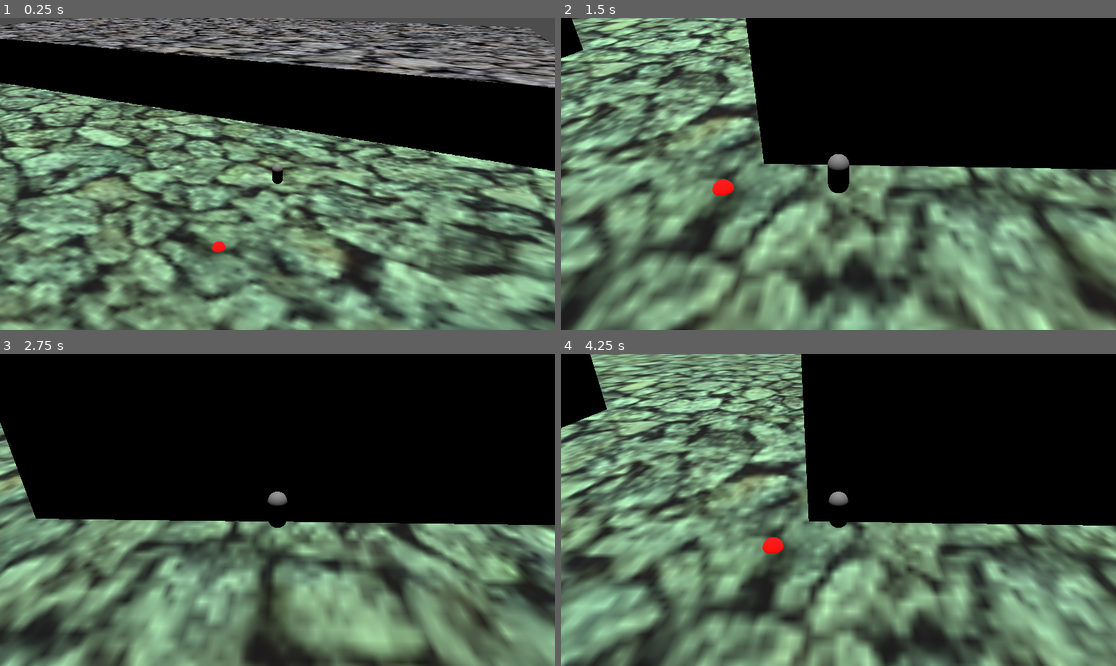
Above: before the commit, frames 1-4 (two rows, left to right).
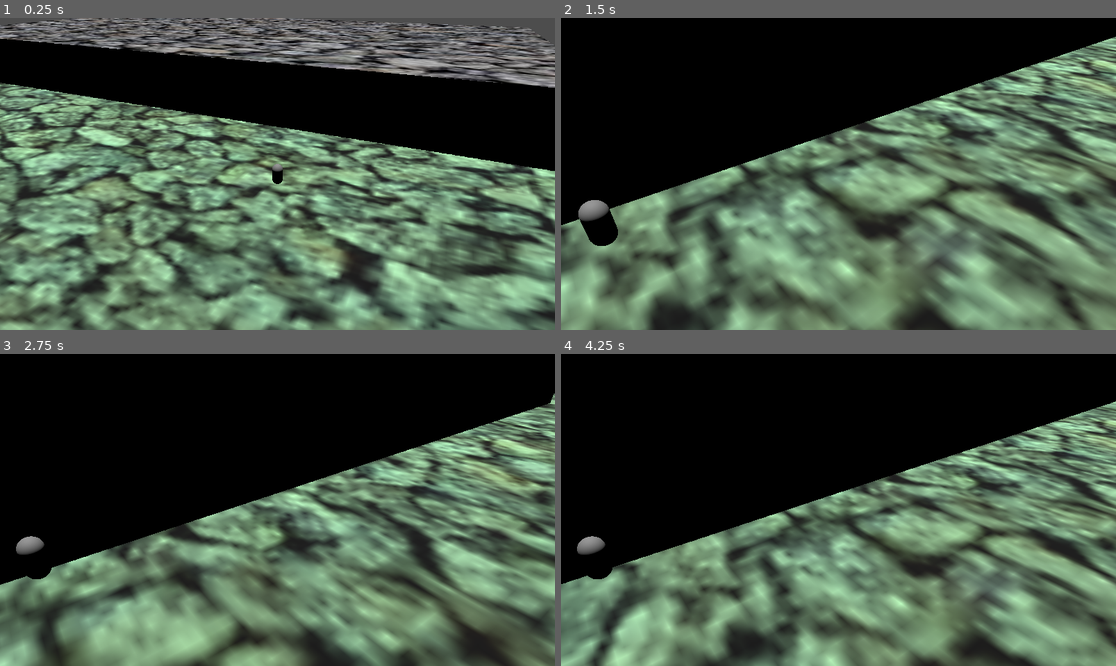
Above: after the commit, the same moments.

Repository: OLIWAPUNK/WSKAZEM
Game: Godot game, scene res://Scenes/World.tscn
The game is run twice, just before and just after one commit, with the same random seed, the same clock (stepped at 60 frames per second) and the same inputs.
Inputs:
- Up to frame 1 (0.25 s): no input
- Up to frame 2 (1.5 s): hold W (up) from 0.53 s (still down)
- Up to frame 3 (2.75 s): release W (up) at 2.03 s; hold A (left) from 2.03 s (still down)
- Up to frame 4 (4.25 s): tap Enter at 2.75 s; tap Space at 3.5 s; release A (left) at 3.53 s; hold S (down) from 3.53 s (still down)

The runs differ from the first frame. In frame 1, less than 0.1% of the frame differs, in the area x 38-41%, y 71-76%; in frame 2, 67%; in frame 3, 47%; in frame 4, 68%, in the area x 0-100%, y 0-100%.

Commit message:
Update do Godot 4.6
Kamera działa z blokowaniem dobrze dla punktu
Jeszcze nie dla ścieżki

Diff:
--- a/Scenes/World.tscn
+++ b/Scenes/World.tscn
@@ -40,83 +40,97 @@
 [sub_resource type="SphereMesh" id="SphereMesh_y7y61"]
 material = SubResource("StandardMaterial3D_45d1s")
 
-[node name="World" type="Node3D"]
+[sub_resource type="SphereMesh" id="SphereMesh_45d1s"]
 
-[node name="Town" parent="." instance=ExtResource("1_45d1s")]
+[node name="World" type="Node3D" unique_id=493649897]
 
-[node name="CameraNode" type="Node" parent="."]
+[node name="Town" parent="." unique_id=1646937620 instance=ExtResource("1_45d1s")]
 
-[node name="CameraManager" type="Node" parent="CameraNode" node_paths=PackedStringArray("default_camera_pivot", "follow_point")]
+[node name="CameraNode" type="Node" parent="." unique_id=446876853]
+
+[node name="CameraManager" type="Node" parent="CameraNode" unique_id=1853696030 node_paths=PackedStringArray("default_camera_pivot", "follow_point")]
 script = ExtResource("1_5nsto")
 default_camera_pivot = NodePath("../../PlayerNode/PlayerBody/CameraPivot")
 follow_point = NodePath("../../PlayerNode/PlayerBody")
 
-[node name="Camera" type="Camera3D" parent="CameraNode"]
+[node name="Camera" type="Camera3D" parent="CameraNode" unique_id=1420979486]
 transform = Transform3D(1, 0, 0, 0, 1, 0, 0, 0, 1, 0, 100, 0)
 keep_aspect = 0
 current = true
 size = 36.922
 near = 0.001
 
-[node name="CameraMovement" type="Node" parent="CameraNode/Camera"]
+[node name="CameraMovement" type="Node" parent="CameraNode/Camera" unique_id=706531107]
 script = ExtResource("1_j0p05")
 
-[node name="CameraZoneManager" type="Node" parent="CameraNode"]
+[node name="CameraZoneManager" type="Node" parent="CameraNode" unique_id=1795273313]
 script = ExtResource("5_45d1s")
 
-[node name="Zone_Korytarz" type="Area3D" parent="CameraNode/CameraZoneManager"]
-collision_mask = 2
-script = ExtResource("6_y7y61")
-
-[node name="CollisionShape3D" type="CollisionShape3D" parent="CameraNode/CameraZoneManager/Zone_Korytarz"]
-transform = Transform3D(1, 0, 0, 0, 1, 0, 0, 0, 1, -41.53283, 6.166216, -7.0717163)
-shape = SubResource("BoxShape3D_45d1s")
-debug_color = Color(0.84433216, 0.36984316, 0.030113678, 1)
-
-[node name="CameraPath" type="Path3D" parent="CameraNode/CameraZoneManager/Zone_Korytarz"]
-transform = Transform3D(0.99999994, 0, 0, 0, 0.99999994, 0, 0, 0, 1, -0.42877626, 9.995642, -14.314335)
-curve = SubResource("Curve3D_5cjrv")
-debug_custom_color = Color(1, 0.96862745, 0, 1)
-
-[node name="Zone_BokBudynku" type="Area3D" parent="CameraNode/CameraZoneManager" node_paths=PackedStringArray("locked_view")]
+[node name="Zone_Korytarz" type="Area3D" parent="CameraNode/CameraZoneManager" unique_id=773895681 node_paths=PackedStringArray("locked_view")]
 collision_mask = 2
 script = ExtResource("6_y7y61")
 LOCK_VERTICAL_ROTATION = true
 locked_view = NodePath("CameraPath/LockedView")
 
-[node name="CollisionShape3D" type="CollisionShape3D" parent="CameraNode/CameraZoneManager/Zone_BokBudynku"]
+[node name="CollisionShape3D" type="CollisionShape3D" parent="CameraNode/CameraZoneManager/Zone_Korytarz" unique_id=1206778054]
+transform = Transform3D(1, 0, 0, 0, 1, 0, 0, 0, 1, -41.53283, 6.166216, -7.0717163)
+shape = SubResource("BoxShape3D_45d1s")
+debug_color = Color(0.84433216, 0.36984316, 0.030113678, 1)
+
+[node name="CameraPath" type="Path3D" parent="CameraNode/CameraZoneManager/Zone_Korytarz" unique_id=1782736591]
+transform = Transform3D(0.99999994, 0, 0, 0, 0.99999994, 0, 0, 0, 1, -0.42877626, 9.995642, -14.314335)
+curve = SubResource("Curve3D_5cjrv")
+debug_custom_color = Color(1, 0.96862745, 0, 1)
+
+[node name="LockedView" type="Camera3D" parent="CameraNode/CameraZoneManager/Zone_Korytarz/CameraPath" unique_id=1238951999]
+transform = Transform3D(-0.8309792, -0.24783933, 0.49804527, 0.17158946, 0.7374345, 0.65325916, -0.529179, 0.6283041, -0.5702661, 0, 0, 0)
+keep_aspect = 0
+size = 36.922
+near = 0.001
+
+[node name="Zone_BokBudynku" type="Area3D" parent="CameraNode/CameraZoneManager" unique_id=2022473509 node_paths=PackedStringArray("locked_view")]
+collision_mask = 2
+script = ExtResource("6_y7y61")
+locked_view = NodePath("CameraPath/LockedView")
+
+[node name="CollisionShape3D" type="CollisionShape3D" parent="CameraNode/CameraZoneManager/Zone_BokBudynku" unique_id=2043548643]
 transform = Transform3D(1, 0, 0, 0, 1, 0, 0, 0, 1, 11.208939, 5.7874928, 22.3144)
 shape = SubResource("BoxShape3D_q2d71")
 debug_color = Color(0.84433216, 0.36984316, 0.030113678, 1)
 
-[node name="CameraPath" type="Path3D" parent="CameraNode/CameraZoneManager/Zone_BokBudynku"]
+[node name="CameraPath" type="Path3D" parent="CameraNode/CameraZoneManager/Zone_BokBudynku" unique_id=361810965]
 transform = Transform3D(0.99999994, 0, 0, 0, 0.99999994, 0, 0, 0, 1, 10.778083, 11.209593, -14.017331)
 curve = SubResource("Curve3D_45d1s")
 debug_custom_color = Color(1, 0.96862745, 0, 1)
 
-[node name="LockedView" type="Camera3D" parent="CameraNode/CameraZoneManager/Zone_BokBudynku/CameraPath"]
+[node name="LockedView" type="Camera3D" parent="CameraNode/CameraZoneManager/Zone_BokBudynku/CameraPath" unique_id=1112187508]
 transform = Transform3D(-0.9990023, -0.018790971, -0.04051282, -0.027725937, 0.9721316, 0.23278989, 0.03500945, 0.23368087, -0.97168285, 0, 0, 0)
 keep_aspect = 0
 size = 36.922
 near = 0.001
 
-[node name="PlayerNode" type="Node" parent="."]
+[node name="PlayerNode" type="Node" parent="." unique_id=1479561528]
 
-[node name="PlayerBody" type="CharacterBody3D" parent="PlayerNode"]
+[node name="PlayerBody" type="CharacterBody3D" parent="PlayerNode" unique_id=842025175]
 transform = Transform3D(1, 0, 0, 0, 1, 0, 0, 0, 1, 10.237282, 2.431529, 0)
 collision_layer = 2
 
-[node name="CameraPivot" type="Node3D" parent="PlayerNode/PlayerBody"]
+[node name="CameraPivot" type="Node3D" parent="PlayerNode/PlayerBody" unique_id=1690163304]
 transform = Transform3D(1, 0, 0, 0, 1, 0, 0, 0, 1, -27.272734, 15.770139, 12.426767)
 
-[node name="CollisionShape3D" type="CollisionShape3D" parent="PlayerNode/PlayerBody"]
+[node name="CollisionShape3D" type="CollisionShape3D" parent="PlayerNode/PlayerBody" unique_id=1368187650]
 shape = SubResource("CapsuleShape3D_o3h3i")
 
-[node name="MeshInstance3D" type="MeshInstance3D" parent="PlayerNode/PlayerBody"]
+[node name="MeshInstance3D" type="MeshInstance3D" parent="PlayerNode/PlayerBody" unique_id=926023323]
 mesh = SubResource("CapsuleMesh_5cjrv")
 
-[node name="PlayerMovement" type="Node" parent="PlayerNode"]
+[node name="PlayerMovement" type="Node" parent="PlayerNode" unique_id=1808820715]
 script = ExtResource("1_5cjrv")
 
-[node name="DEBUGBITCH" type="MeshInstance3D" parent="."]
+[node name="DEBUGBITCH" type="MeshInstance3D" parent="." unique_id=784557216]
+visible = false
 mesh = SubResource("SphereMesh_y7y61")
+
+[node name="DEBUGBITCH2" type="MeshInstance3D" parent="." unique_id=1418571926]
+visible = false
+mesh = SubResource("SphereMesh_45d1s")
--- a/Scripts/CameraScripts/camera_manager.gd
+++ b/Scripts/CameraScripts/camera_manager.gd
@@ -16,7 +16,7 @@
 	zone_manager.connect("zone_changed", new_camera_zone)
 
 
-func camera_position() -> Vector3:
+func get_camera_position() -> Vector3:
 
 	if current_zone:
 		return current_zone.get_closest_on_curve(follow_point.global_position)
@@ -24,20 +24,36 @@
 		return default_camera_pivot.global_position
 
 
-func camera_rotation_target() -> Vector3:
+func calculate_rotation_with_locking():
 
-	if not current_zone or not current_zone.locked_view:
+	var locked_normal: Vector3
+	if current_zone.LOCK_VERTICAL_ROTATION:
+		locked_normal = current_zone.locked_view.global_transform.basis.x
+	if current_zone.LOCK_HORIZONTAL_ROTATION:
+		locked_normal = current_zone.locked_view.global_transform.basis.y
+
+	var look_plane := Plane(locked_normal, get_camera_position())
+
+	return look_plane.project(follow_point.global_position)
+
+
+func get_camera_rotation_target() -> Vector3:
+
+	var no_locked := not current_zone or not current_zone.locked_view
+	if no_locked:
 		return follow_point.global_position
 
-	#var locked_normal := current_zone.locked_view.global_transform.basis.x
-	var locked_normal := current_zone.locked_view.global_transform.basis.x
-	#locked_normal = locked_normal.rotated(Vector3.UP, PI/2)
-	#locked_normal.y = 0;
+	var totally_locked := (
+			current_zone.LOCK_HORIZONTAL_ROTATION and
+			current_zone.LOCK_VERTICAL_ROTATION
+	)
+	if totally_locked:
+		var looking_direction := -current_zone.locked_view.get_camera_transform().basis.z
+		var camera_position := current_zone.locked_view.global_position
 
-	var look_plane := Plane(locked_normal, camera_position())
-	var target = look_plane.project(follow_point.global_position)
-	$"../../DEBUGBITCH".position = target
-	return target
+		return camera_position + looking_direction
+
+	return calculate_rotation_with_locking()
 
 
 func new_camera_zone(new_zone: CameraZone) -> void:
--- a/Scripts/CameraScripts/camera_movement.gd
+++ b/Scripts/CameraScripts/camera_movement.gd
@@ -13,5 +13,5 @@
 
 func _process(_delta: float) -> void:
 
-	camera_node.position = camera_manager.camera_position()
-	camera_node.look_at(camera_manager.camera_rotation_target())
+	camera_node.position = camera_manager.get_camera_position()
+	camera_node.look_at(camera_manager.get_camera_rotation_target())
--- a/project.godot
+++ b/project.godot
@@ -12,7 +12,7 @@
 
 config/name="Wskazem"
 run/main_scene="res://Scenes/World.tscn"
-config/features=PackedStringArray("4.5", "Forward Plus")
+config/features=PackedStringArray("4.6", "Forward Plus")
 
 [gdunit4]
 
Not shown: 1 places in Scenes/World.tscn that only renumber resources
